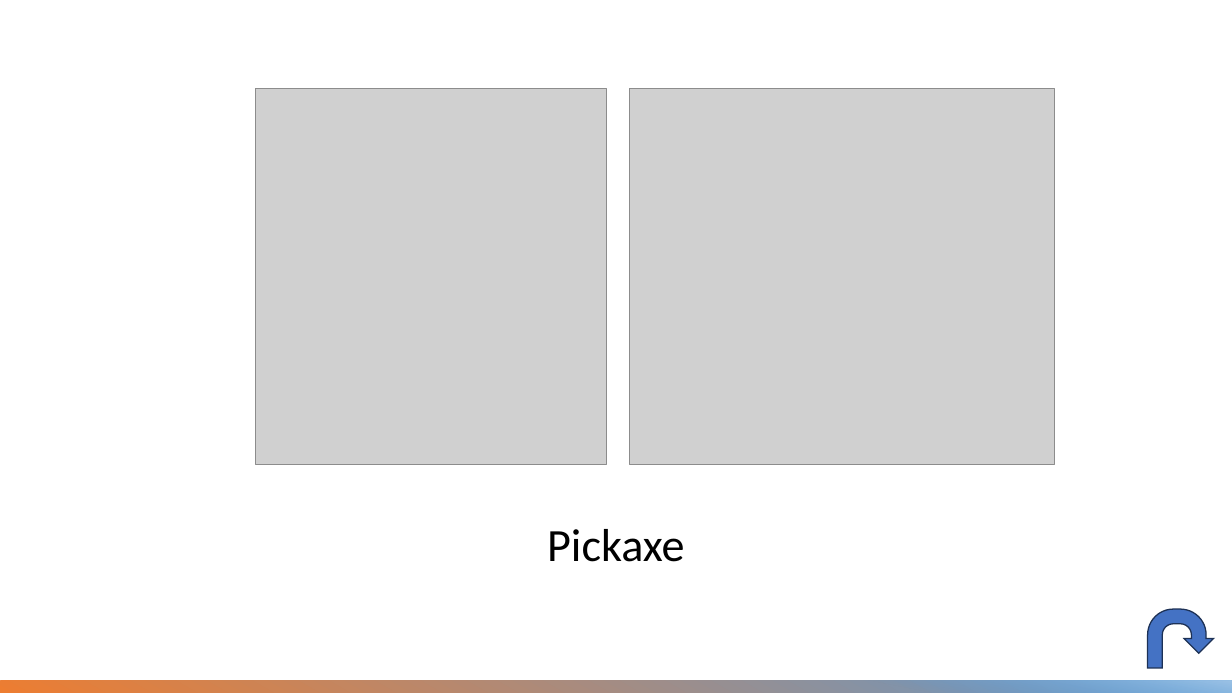
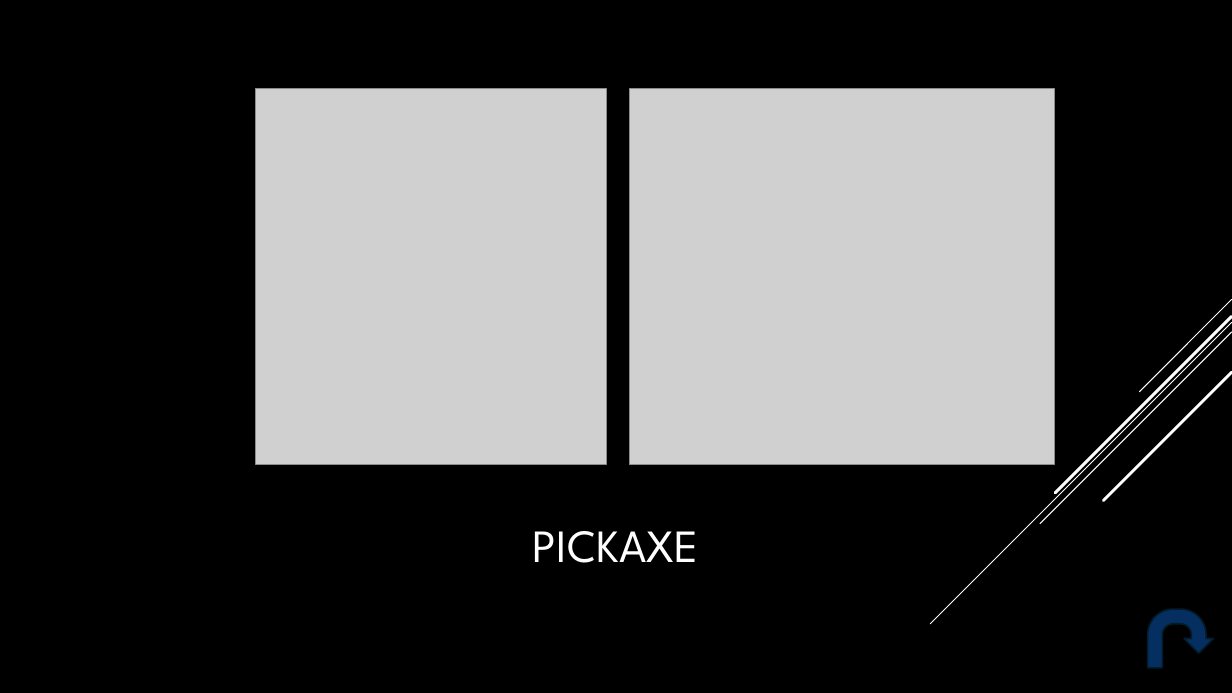
Before and after one commit to 24tweikel/TkInterTutorial, a slide deck: slide 8 of tkinter.pptx (slide 7 before the commit). Drawn at 1232x693 pixels with LibreOffice and Linux fonts; fonts in the diff are those of the drawing; grey boxes stand for pictures. Boxes give left, top, right and bottom in pixels: in the first picture for what was removed or moved away, otherwise in the second. Text is boxed around its words. In the diff, an @@ line names an element or a change of style, - is before the commit and + after.

```diff
--- a/tkinter.pptx
+++ b/tkinter.pptx
@@ background #FFFFFF to #000000 @@
@@ group added at (x1=931, y1=299, x2=1232, y2=624): 5 lines @@
@@ title at (x1=533, y1=531, x2=699, y2=563): text changed; font Calibri to League Spartan; text colour #000000 to #FFFFFF @@
-Pickaxe
+PICKAXE
@@ uturn arrow at (x1=1148, y1=609, x2=1214, y2=668): fill #4472C4 to #052F61; outline #1E3256 1 pt to #021E2B 1.25 pt @@
@@ rectangle removed at (x1=0, y1=681, x2=1232, y2=693) @@
@@ rectangle removed at (x1=850, y1=681, x2=1232, y2=693) @@
```
Also in this commit, not shown: 2 other slides changed, 3 slides added, 1 slide removed.
